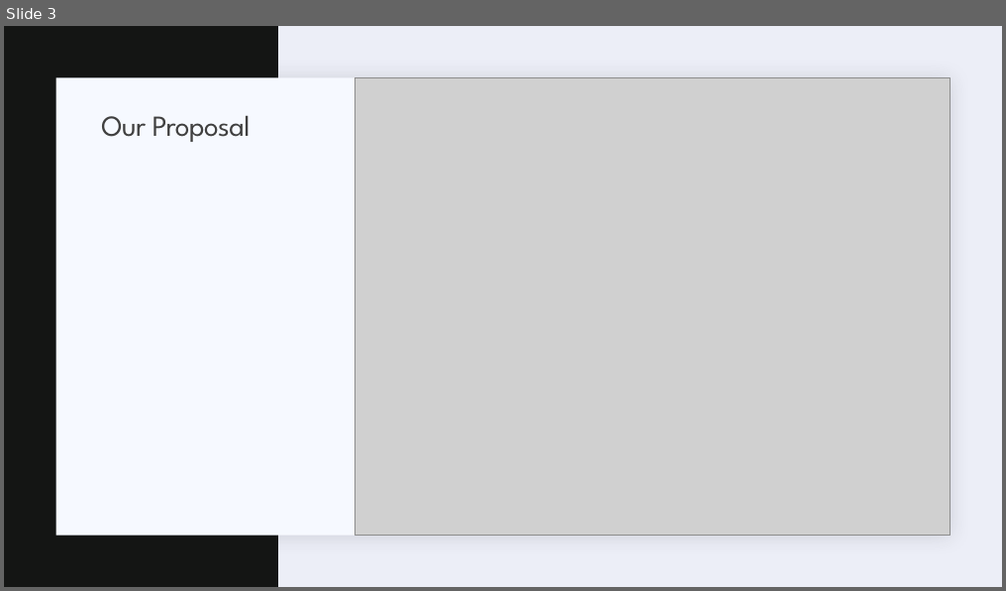
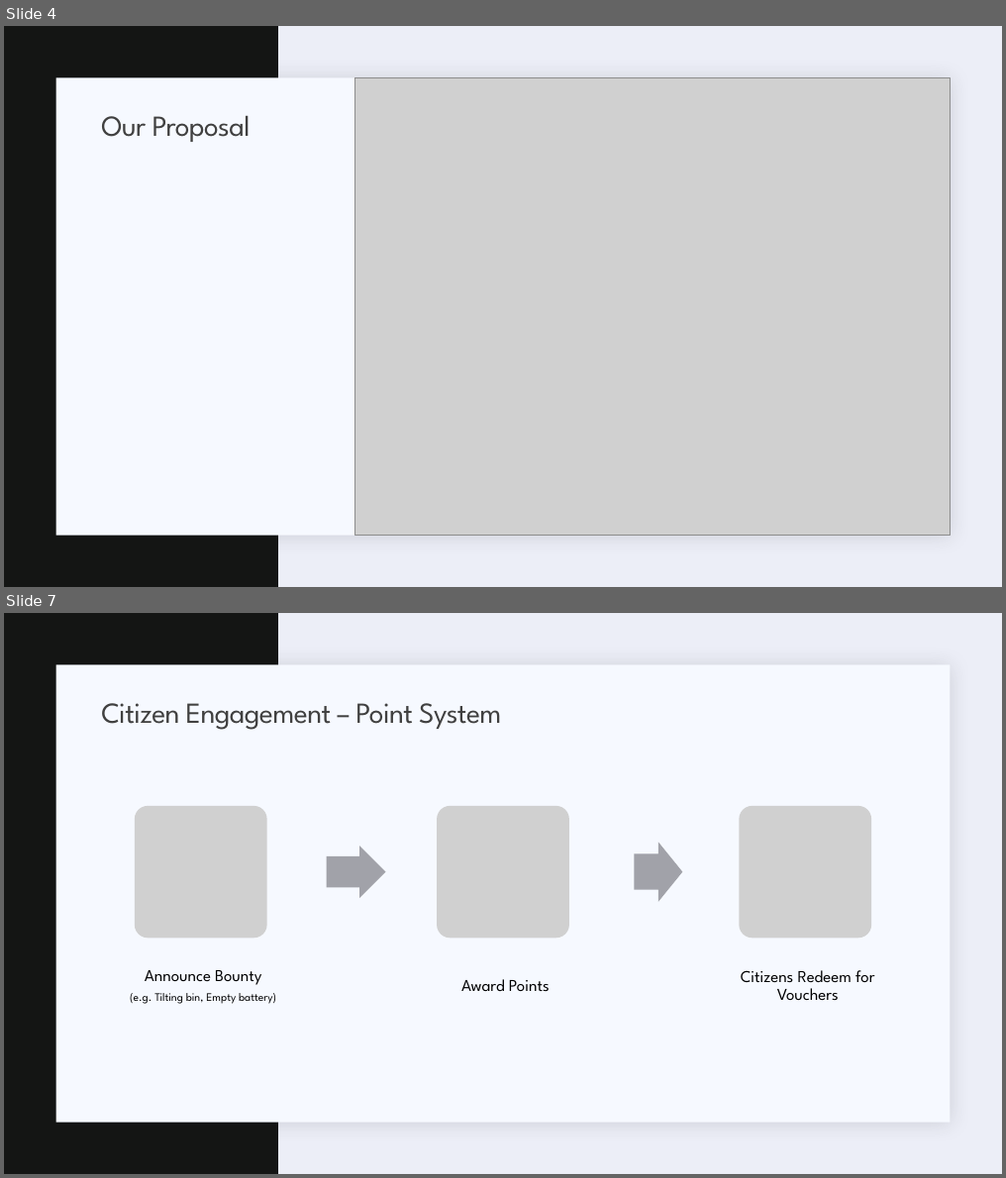
Before and after one commit to marios-stam/Project_IOT, a slide deck: Powerpoints/Final Presentation/Waste-management-Frank.pptx. Shown one above the other, each under a label of ours: slide 3 before the commit, slides 4 and 7 after it; the slides between them are not shown. The pictures are 1006x591 and 1006x1178 pixels, drawn with LibreOffice and Linux fonts; fonts in the diff are those of the drawing; grey boxes stand for pictures. Boxes give left, top, right and bottom in pixels: in the first picture for what was removed or moved away, otherwise in the second. Text is boxed around its words. In the diff, an @@ line names an element or a change of style, - is before the commit and + after.

```diff
--- a/Powerpoints/Final Presentation/Waste-management-Frank.pptx
+++ b/Powerpoints/Final Presentation/Waste-management-Frank.pptx
@@ slide 7 added at (x1=4, y1=613, x2=1002, y2=1174), background #ECEEF7; not listed: 2 template elements that a slide beside it also shows @@
@@ title added at (x1=101, y1=703, x2=501, y2=730), 28 pt, text #404040 @@
+Citizen Engagement – Point System
@@ group added at (x1=130, y1=806, x2=875, y2=1004): 3 pictures, 3 texts, 2 right arrows @@
+Announce Bounty
+(e.g. Tilting bin, Empty battery)
+Award Points
+Citizens Redeem for Vouchers
@@ what was slide 3 is now slide 4 @@
```
Also in this commit, not shown: 3 other slides added, 1 slide removed.
